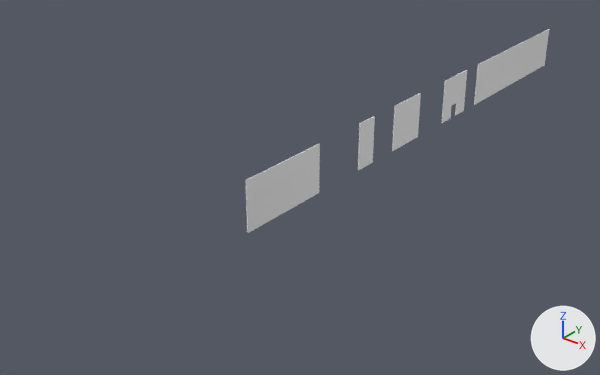
An edit to the Blender file LD42/Assets/Models/BuildingPieces.blend, drawn before and after from the same camera.
One viewpoint serves both versions: a camera (50 mm lens) standing at (102.1, -145.0, 82.9) and looking at (-12.9, -1.2, -6.2). The lights are fixed; the arrows at lower right show +X, +Y and +Z.

In view in the first picture: 'Door', 'HalfWall', 'HugeWall', 'LargeWall', 'Wall'.
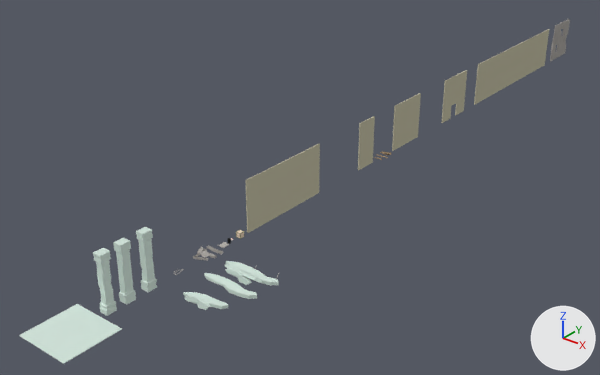
Where the change shows, as pixel boxes (x1, y1, x2, y2) in the pictures (600 x 375 px):
'LargeWall', recoloured: (246, 144, 320, 233) in both
'ConcreteFloor', added: after (19, 304, 122, 364)
'HugeWall', recoloured: (474, 29, 549, 105) in both
'Wall', recoloured: (392, 93, 421, 151) in both
'Column', added: after (113, 238, 136, 305)
'ColumnBroken2', added: after (93, 248, 117, 316)
'ColumnBroken', added: after (136, 227, 157, 292)
'Door', recoloured: (441, 70, 467, 123) in both
'HalfWall', recoloured: (358, 116, 375, 170) in both
'ConcreteRubble', added: after (224, 261, 279, 286)
'ConcreteRubble3', added: after (204, 273, 257, 299)
'CorrugatedMetal', added: after (550, 19, 570, 62)
'ConcreteRubble1', added: after (183, 292, 228, 309)
'ConcreteRubble2', added: after (185, 296, 210, 310)
'MetalPile', added: after (193, 246, 217, 261)
'Metal1', added: after (207, 245, 223, 255)
'Crate', added: after (236, 230, 244, 239)

The change, as a list of edits to the scene's bpy script:
```text
Change me_cube_004:
    where me_cube_004.from_pydata(...)  # 8 vertices, 6 faces; spans x 0.0..0.3, y 0.0..12.0, z -48.0..0.0
    add me_cube_004.materials.append(mat_wall)  # light grey #c2bea4
Change me_cube_003:
    where me_cube_003.from_pydata(...)  # 8 vertices, 6 faces; spans x 0.0..0.3, y 0.0..12.0, z -24.0..0.0
    add me_cube_003.materials.append(mat_wall)  # light grey #c2bea4
Change me_cube_000:
    where me_cube_000.from_pydata(...)  # 8 vertices, 6 faces; spans x 0.0..0.25, y 0.0..12.0, z -6.0..0.0
    add me_cube_000.materials.append(mat_wall)  # light grey #c2bea4
Change me_cube_002:
    where me_cube_002.from_pydata(...)  # 1061 vertices, 931 faces; spans x 0.0..0.25, y 0.0..12.0, z -12.0..0.0
    add me_cube_002.materials.append(mat_wall)  # light grey #c2bea4
Change me_cube_001:
    where me_cube_001.from_pydata(...)  # 8 vertices, 6 faces; spans x 0.0..0.25, y 0.0..12.0, z -12.0..0.0
    add me_cube_001.materials.append(mat_wall)  # light grey #c2bea4
Add ob_corrugatedmetal:
    ob_corrugatedmetal = bpy.data.objects.new('CorrugatedMetal', me_cube_005)  # 438 vertices, 440 faces; spans x -0.58..0.43, y 0.0..12.17, z -12.09..0.09; in mat_metal (grey #afaba7)
    ob_corrugatedmetal.location = (0.0, 115.6, 0.0)
    ob_corrugatedmetal.rotation_euler = (1.571, 0.0, 0.0)  # degrees (90, 0, 0)
Add ob_crate:
    ob_crate = bpy.data.objects.new('Crate', me_crate)  # 76 vertices, 74 faces; spans x -0.6..0.6, y -0.6..0.6, z -0.019..1.182; in mat_cratebox (beige #e7d2bc), mat_crateedge (yellow #99956f)
    ob_crate.location = (0.0, -36.8, 0.0)
Add ob_metal1:
    ob_metal1 = bpy.data.objects.new('Metal1', me_cube_017)  # 60 vertices, 58 faces; spans x -2.03..2.03, y -0.31..0.41, z 0.0..0.47; in mat_metal (grey #afaba7)
    ob_metal1.location = (0.0, -44.3, 0.0)
Add ob_metalpile:
    ob_metalpile = bpy.data.objects.new('MetalPile', me_cube_024)  # 360 vertices, 350 faces; spans x -2.51..2.03, y -1.98..1.45, z -0.1..1.35; in mat_metal (grey #afaba7)
    ob_metalpile.location = (0.0, -46.9, 0.0)
Add ob_concreterubble:
    ob_concreterubble = bpy.data.objects.new('ConcreteRubble', me_cube_026)  # 420 vertices, 394 faces; spans x -6.42..6.32, y -2.32..3.31, z -0.05..2.26; in mat_concrete (white #d4e5dc), mat_metal (grey #afaba7)
    ob_concreterubble.location = (11.5, -47.4, 0.0)
Add ob_concreterubble2:
    ob_concreterubble2 = bpy.data.objects.new('ConcreteRubble2', me_cube_027)  # 80 vertices, 78 faces; spans x -3.33..3.04, y -0.55..0.46, z 0.03..1.67; in mat_concrete (white #d4e5dc)
    ob_concreterubble2.location = (11.3, -60.2, 0.2)
Add ob_concreterubble1:
    ob_concreterubble1 = bpy.data.objects.new('ConcreteRubble1', me_cube_028)  # 80 vertices, 78 faces; spans x -4.7..4.38, y -1.4..1.31, z -0.01..0.76; in mat_concrete (white #d4e5dc)
    ob_concreterubble1.location = (11.3, -58.1, 0.0)
Add ob_concreterubble3:
    ob_concreterubble3 = bpy.data.objects.new('ConcreteRubble3', me_cube_029)  # 80 vertices, 78 faces; spans x -6.59..6.16, y -1.38..1.13, z 0.01..0.83; in mat_concrete (white #d4e5dc)
    ob_concreterubble3.location = (11.3, -51.8, -0.2)
Add ob_column:
    ob_column = bpy.data.objects.new('Column', me_cube_030)  # 24 vertices, 22 faces; spans x -0.93..0.93, y 0.0..12.0, z -1.1..1.1; in mat_concrete (white #d4e5dc)
    ob_column.location = (0.0, -66.5, 0.0)
    ob_column.rotation_euler = (1.571, 0.0, 0.0)  # degrees (90, 0, 0)
Add ob_concretefloor:
    ob_concretefloor = bpy.data.objects.new('ConcreteFloor', me_cube_031)  # 28 vertices, 25 faces; spans x -6.0..6.0, y 0.0..0.12, z -6.0..6.0; in mat_concrete (white #d4e5dc)
    ob_concretefloor.location = (0.0, -78.9, 0.0)
    ob_concretefloor.rotation_euler = (1.571, 0.0, 0.0)  # degrees (90, 0, 0)
Add ob_columnbroken:
    ob_columnbroken = bpy.data.objects.new('ColumnBroken', me_cube_032)  # 1410 vertices, 1408 faces; spans x -0.93..0.95, y 0.0..12.0, z -1.11..1.12; in mat_concrete (white #d4e5dc)
    ob_columnbroken.location = (0.0, -61.4, 0.0)
    ob_columnbroken.rotation_euler = (1.571, 0.0, 0.0)  # degrees (90, 0, 0)
Add ob_columnbroken2:
    ob_columnbroken2 = bpy.data.objects.new('ColumnBroken2', me_cube_033)  # 180 vertices, 178 faces; spans x -0.93..0.97, y 0.0..12.0, z -1.1..1.1; in mat_concrete (white #d4e5dc)
    ob_columnbroken2.location = (0.0, -70.9, 0.0)
    ob_columnbroken2.rotation_euler = (1.571, 0.0, 0.0)  # degrees (90, 0, 0)
```
